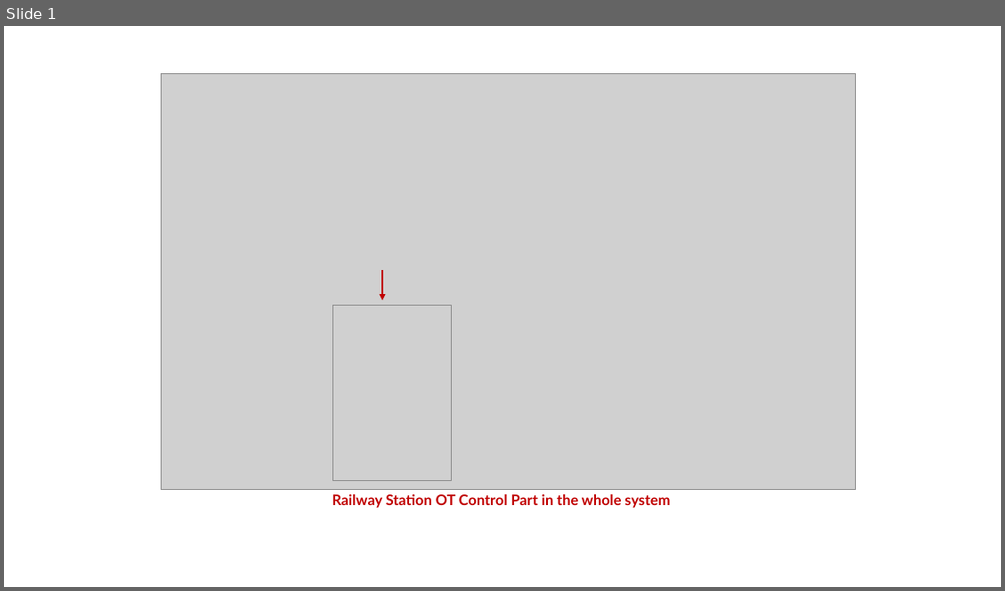
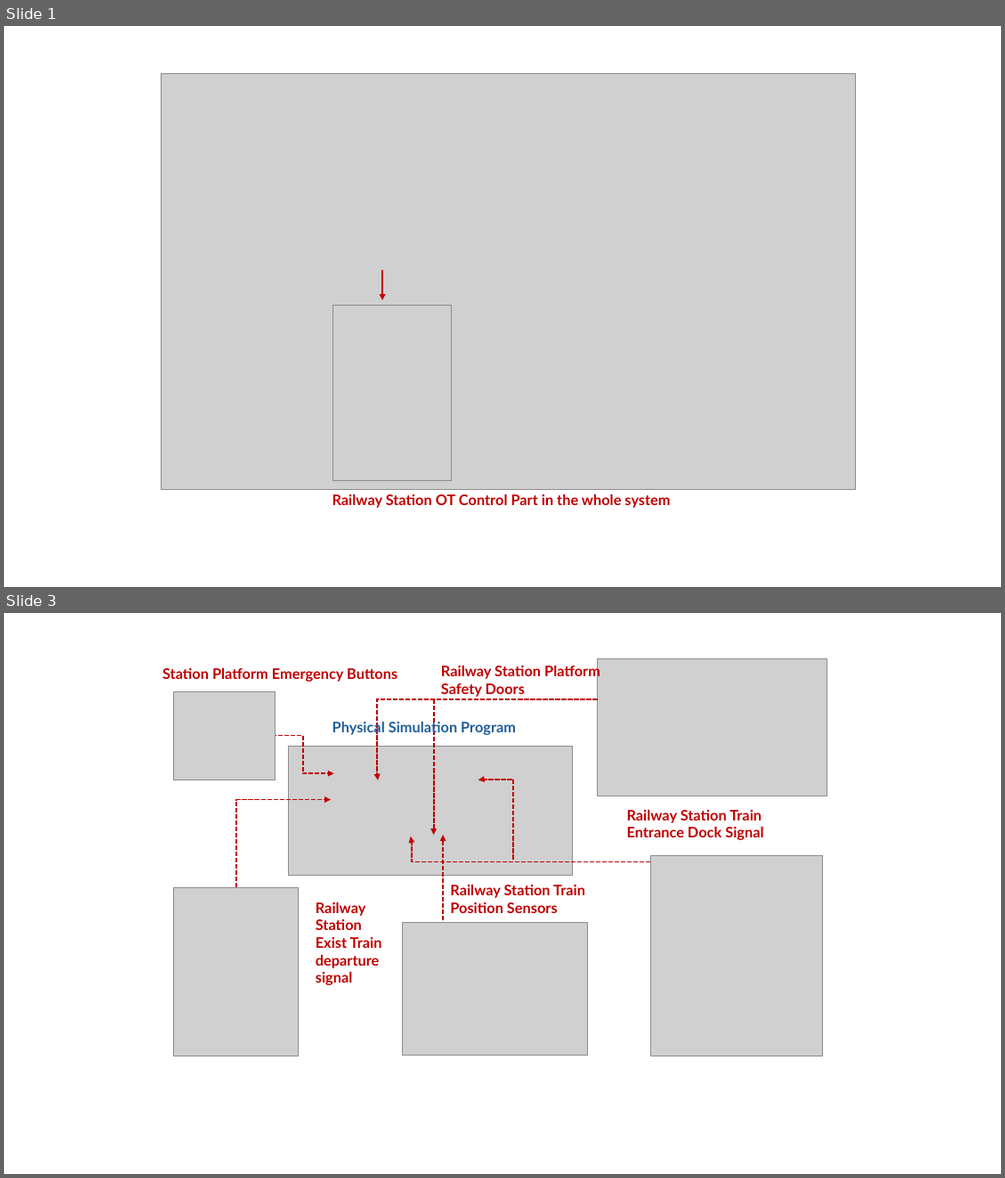
Before and after one commit to LiuYuancheng/IT_OT_IoT_Cyber_Security_Workshop, a slide deck: OT_System_Attack_Case_Study/Railway_Station/img/designDoc.pptx. Shown one above the other, each under a label of ours: slide 1 before the commit, slides 1 and 3 after it; the slides between them are not shown. The pictures are 1005x591 and 1005x1178 pixels, drawn with LibreOffice and Linux fonts; fonts in the diff are those of the drawing; grey boxes stand for pictures. Boxes give left, top, right and bottom in pixels: in the first picture for what was removed or moved away, otherwise in the second. Text is boxed around its words. In the diff, an @@ line names an element or a change of style, - is before the commit and + after.

```diff
--- a/OT_System_Attack_Case_Study/Railway_Station/img/designDoc.pptx
+++ b/OT_System_Attack_Case_Study/Railway_Station/img/designDoc.pptx
@@ slide 3 added at <box>4,613,1001,1174</box>, background #FFFFFF @@
@@ text added at <box>441,665,600,697</box>, 14 pt, text #C00000, bold @@
+Railway Station Platform Safety Doors
@@ picture added at <box>598,658,827,795</box> @@
@@ text added at <box>162,668,397,682</box>, 14 pt, text #C00000, bold @@
+Station Platform Emergency Buttons
@@ picture added at <box>174,691,275,780</box> @@
@@ elbow arrow added from (598, 699) to (378, 779), #C00000 1.5 pt dashed @@
@@ arrow added from (434, 699) to (434, 835), #C00000 1.5 pt dashed @@
@@ elbow arrow added from (272, 736) to (334, 774), #C00000 1.5 pt dashed @@
@@ text added at <box>332,720,516,736</box>, 14 pt, text #215F9A, bold @@
+Physical Simulation Program
@@ picture added at <box>288,747,572,876</box> @@
@@ elbow arrow added from (513, 859) to (478, 779), #C00000 1.5 pt dashed @@
@@ elbow arrow added from (235, 887) to (331, 800), #C00000 1.5 pt dashed @@
@@ text added at <box>627,810,763,840</box>, 14 pt, text #C00000, bold @@
+Railway Station Train Entrance Dock Signal
@@ elbow arrow added from (651, 862) to (411, 836), #C00000 1.5 pt dashed @@
@@ arrow added from (443, 920) to (443, 835), #C00000 1.5 pt dashed @@
@@ picture added at <box>651,855,823,1055</box> @@
@@ picture added at <box>174,887,298,1055</box> @@
@@ text added at <box>316,902,382,985</box>, 14 pt, text #C00000, bold @@
+Railway Station Exist Train departure signal
@@ text added at <box>450,884,585,913</box>, 14 pt, text #C00000, bold @@
+Railway Station Train Position Sensors
@@ picture added at <box>402,922,587,1054</box> @@
```
Also in this commit, not shown: 4 other slides added, 4 other files.
